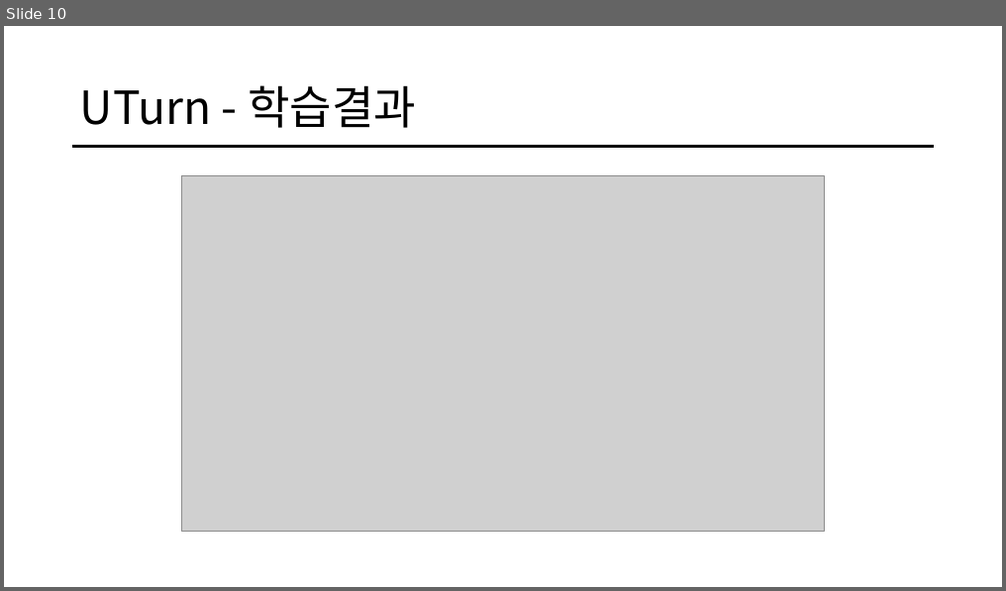
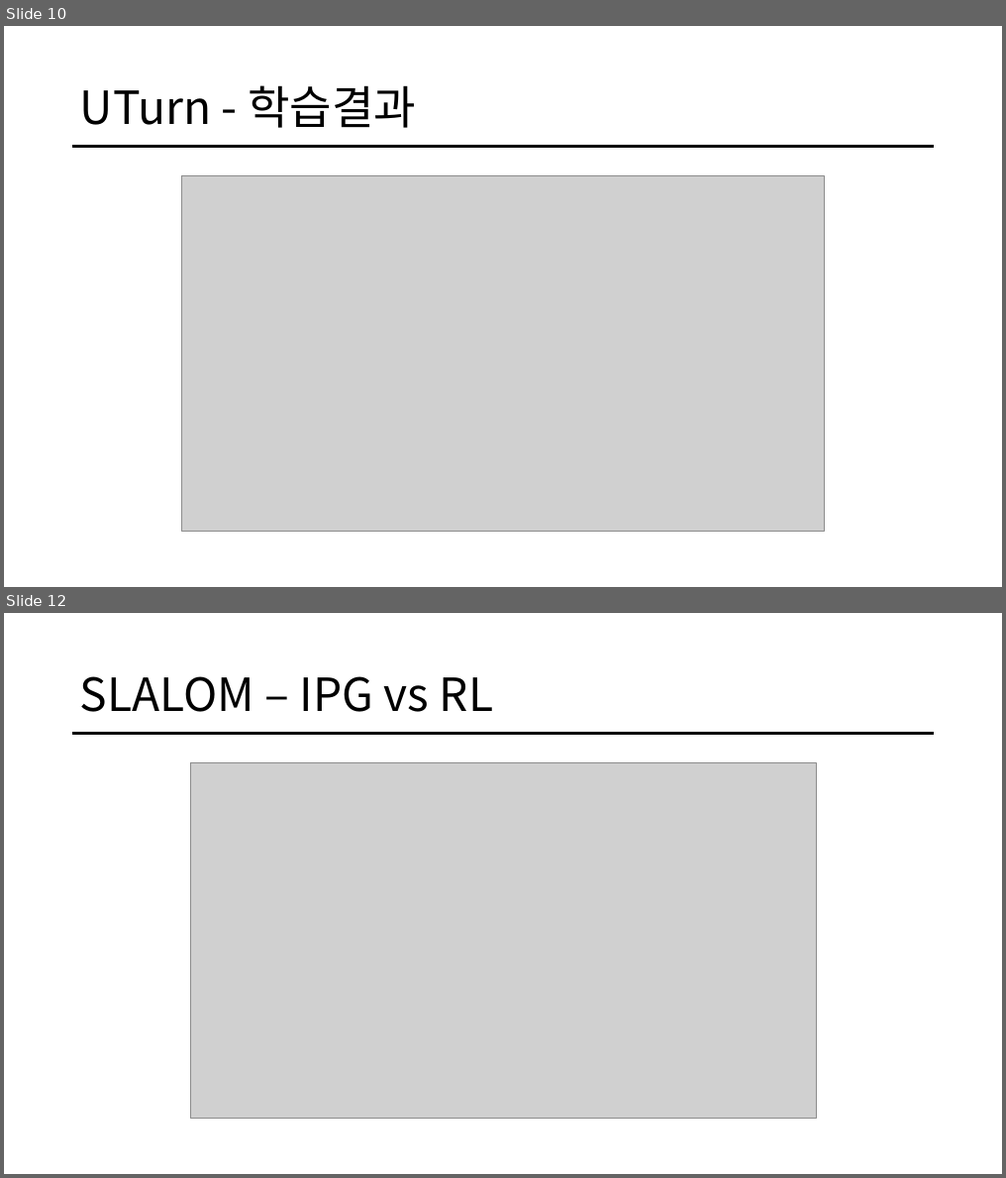
Before and after one commit to HAN2496/CarMakerResults, a slide deck: 1108Report/1108Report.pptx. Shown one above the other, each under a label of ours: slide 10 before the commit, slides 10 and 12 after it; the slides between them are not shown. The pictures are 1006x591 and 1006x1178 pixels, drawn with LibreOffice and Linux fonts; fonts in the diff are those of the drawing; grey boxes stand for pictures. Boxes give left, top, right and bottom in pixels: in the first picture for what was removed or moved away, otherwise in the second. Text is boxed around its words. In the diff, an @@ line names an element or a change of style, - is before the commit and + after.

```diff
--- a/1108Report/1108Report.pptx
+++ b/1108Report/1108Report.pptx
@@ slide 12 added at bbox=[4, 613, 1002, 1174], background #FFFFFF; not listed: 1 template element that a slide beside it also shows @@
@@ title added at bbox=[80, 676, 493, 712], 44 pt, text #000000 @@
+SLALOM – IPG vs RL
@@ picture added at bbox=[190, 762, 816, 1119] @@
```
Also in this commit, not shown: 2 other slides added, 10 other files.
